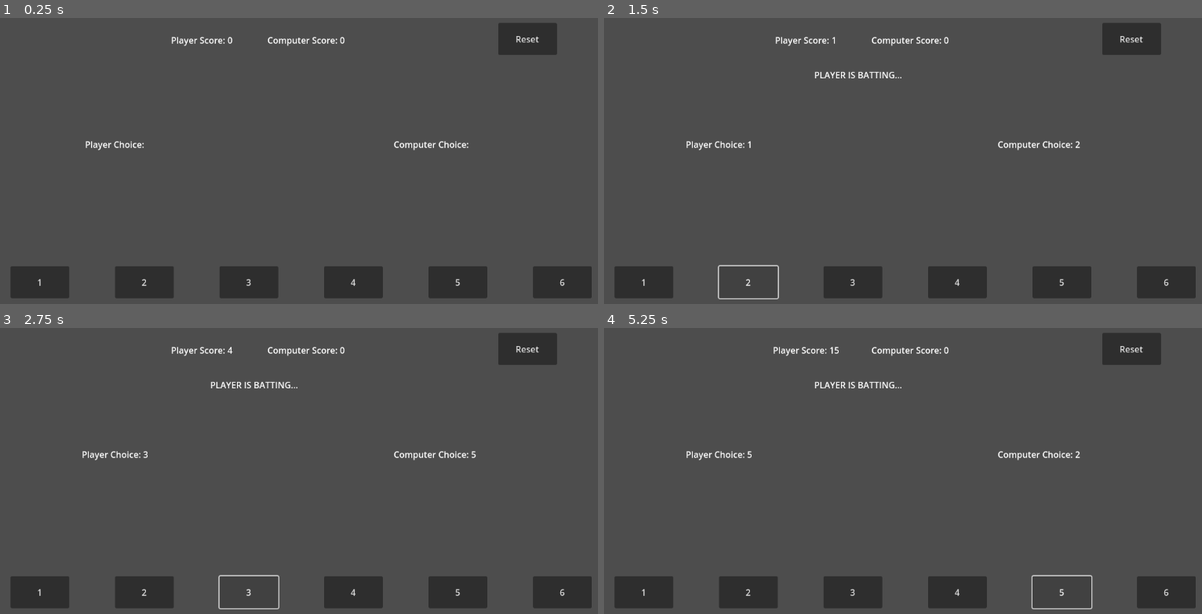
Above: before the commit, frames 1-4 (two rows, left to right).
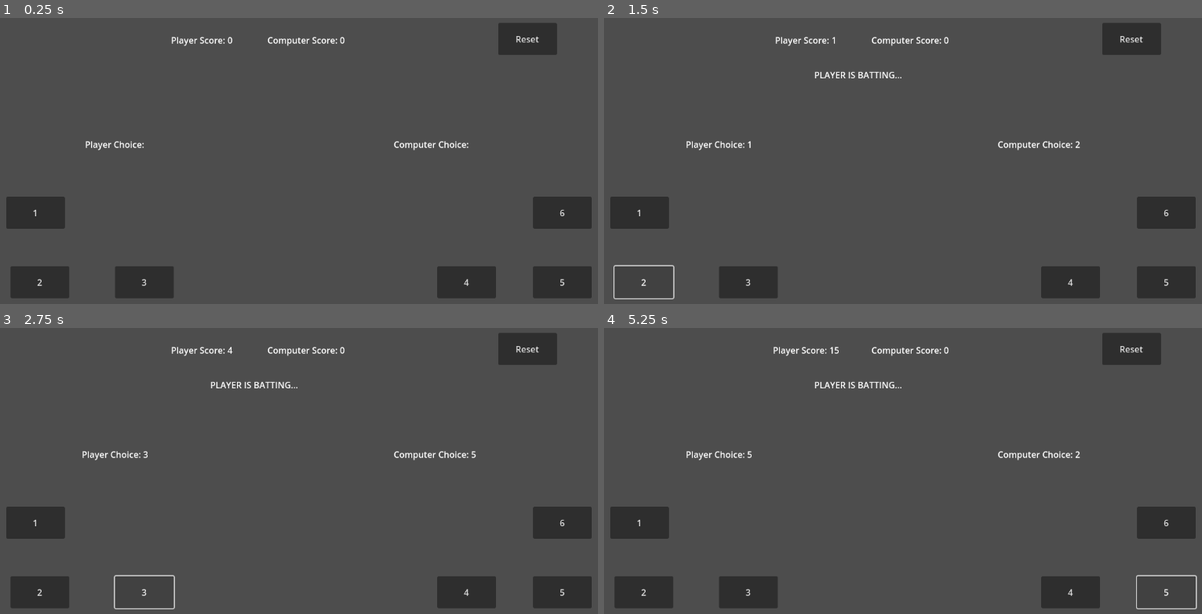
Above: after the commit, the same moments.

Repository: SantaKoska/Games-Godot
Game: Godot game, scene res://Main.tscn
Same seed, same stepped clock (60 frames per second), same inputs: the game is played once before the commit and once after it.
Inputs:
- Up to frame 1 (0.25 s): no input
- Up to frame 2 (1.5 s): click "1" at 0.5 s; click "2" at 1.25 s
- Up to frame 3 (2.75 s): click "3" at 2 s
- Up to frame 4 (5.25 s): click "5" at 2.75 s; click "6" at 3.5 s; click "4" at 4.25 s; click "5" at 5 s

The runs differ from the first frame. In frame 1, 4.7% of the frame differs, in the area x 1-99%, y 62-98%; in frame 2, 5.0%, in the area x 1-99%, y 62-99%; in frame 3, 4.0%; in frame 4, 4.8%.

Commit message:
#

Diff:
--- a/Main.tscn
+++ b/Main.tscn
@@ -15,9 +15,9 @@
 
 [node name="Button5" type="Button" parent="."]
 layout_mode = 1
-offset_left = 832.0
+offset_left = 1024.0
 offset_top = 512.0
-offset_right = 940.0
+offset_right = 1132.0
 offset_bottom = 571.0
 pivot_offset = Vector2(24, 24)
 text = "5"
@@ -25,40 +25,40 @@
 [node name="Button6" type="Button" parent="."]
 layout_mode = 0
 offset_left = 1024.0
-offset_top = 512.0
+offset_top = 384.0
 offset_right = 1132.0
-offset_bottom = 571.0
+offset_bottom = 443.0
 text = "6"
 
 [node name="Button1" type="Button" parent="."]
+layout_mode = 0
+offset_left = 56.0
+offset_top = 384.0
+offset_right = 164.0
+offset_bottom = 443.0
+text = "1"
+
+[node name="Button2" type="Button" parent="."]
 layout_mode = 0
 offset_left = 64.0
 offset_top = 512.0
 offset_right = 172.0
 offset_bottom = 571.0
-text = "1"
+text = "2"
 
-[node name="Button2" type="Button" parent="."]
+[node name="Button3" type="Button" parent="."]
 layout_mode = 0
 offset_left = 256.0
 offset_top = 512.0
 offset_right = 364.0
 offset_bottom = 571.0
-text = "2"
-
-[node name="Button3" type="Button" parent="."]
-layout_mode = 0
-offset_left = 448.0
-offset_top = 512.0
-offset_right = 556.0
-offset_bottom = 571.0
 text = "3"
 
 [node name="Button4" type="Button" parent="."]
 layout_mode = 0
-offset_left = 640.0
+offset_left = 848.0
 offset_top = 512.0
-offset_right = 748.0
+offset_right = 956.0
 offset_bottom = 571.0
 text = "4"
 
